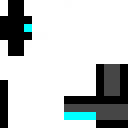
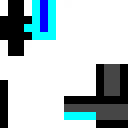
Comparing the layer stacks of the two 128x128 images. Changes:
painted on "Layer 1" over [32, 0, 56, 40]
